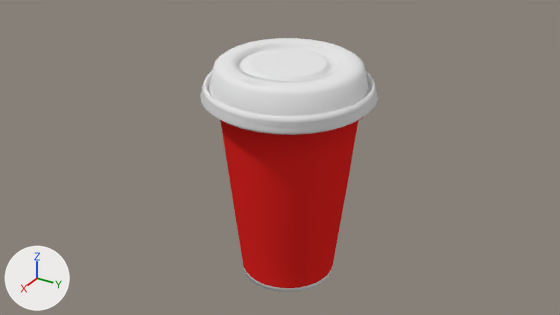
Before and after pictures for a commit that changed the Blender file assets/x3d/costa_cup/costa_cup.blend.
Both versions are drawn from the file's camera 'Camera'. The axes (+X, +Y, +Z) are drawn at lower left. The lights are the same throughout.

The first picture shows 'cup', 'main_body'.
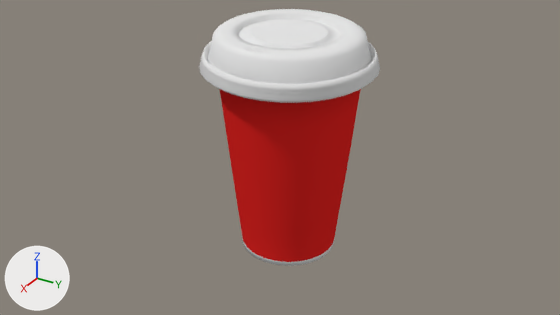
What changed in the scene script:
```text
Change ob_cup:
    ob_cup.location: (0.0, 0.0, 0.12) -> (0.0, 0.01, 0.94)
Change ob_main_body:
    ob_main_body.location: (0.0, 0.0, 0.0) -> (0.0, 0.01, 0.9)
```

Changed parts and their boxes (x1, y1, x2, y2) in the pictures (560 x 315 px):
'main_body', moved: before (219, 117, 363, 292); after (219, 89, 361, 266)
'cup', moved: before (200, 38, 378, 135); after (199, 9, 380, 103)
